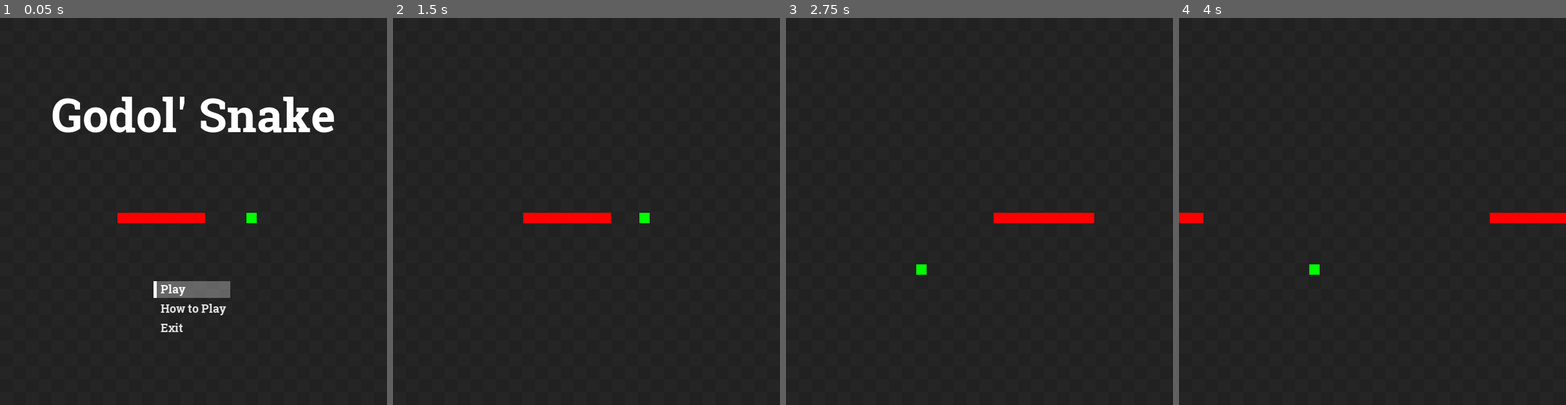
Above: before the commit, frames 1-4 (left to right).
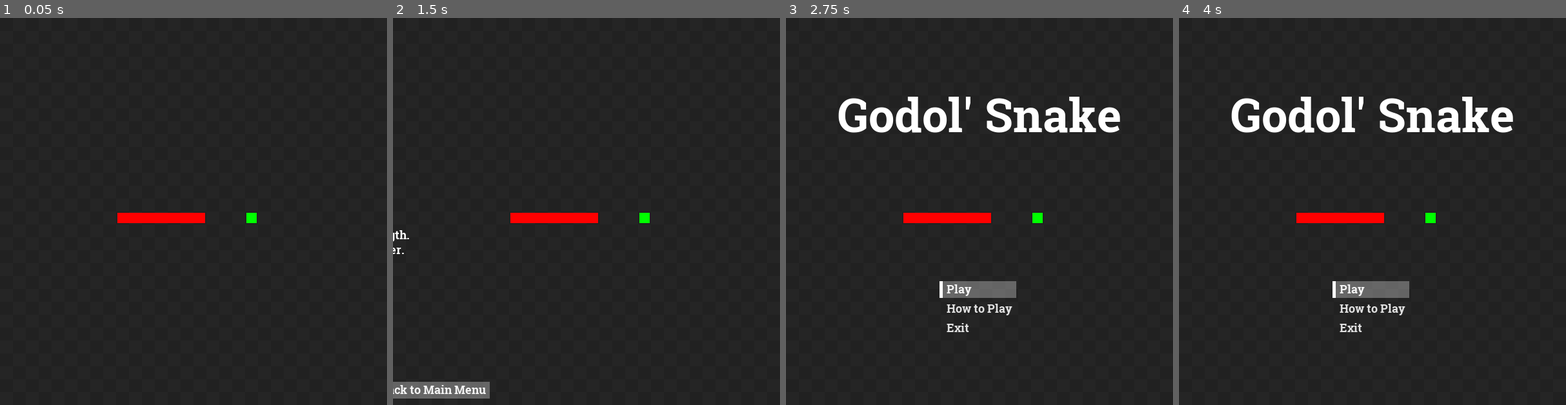
Above: after the commit, the same moments.

Repository: vesk4000/Godol-Snake
Game: Godot game, scene res://Level.tscn
Same seed, same stepped clock (60 frames per second), same inputs: the game is played once before the commit and once after it.
Inputs (mouse positions are in pixels of both pictures, inside the frame that each line leads up to):
- Up to frame 1 (0.05 s): no input
- Up to frame 2 (1.5 s): click "How to Play" at 0.5 s; click "Play" (after the commit: "Back to Main Menu") at 1.25 s
- Up to frame 3 (2.75 s): click (979, 288) at 2 s, where only the run after the commit has a clickable "Play"
- Up to frame 4 (4 s): click (1372, 288) at 2.75 s, where only the run after the commit has a clickable "Play"; tap Enter at 3.5 s; move the mouse to (1457, 192) at 3.52 s; hold Right (ui_right) from 3.53 s (still down)

The runs differ from the first frame. In frame 1, 4.1% of the frame differs, in the area x 13-87%, y 20-82%; in frame 2, 1.3%; in frame 3, 5.5%; in frame 4, 5.5%, in the area x 0-100%, y 20-82%.

Commit message:
Did a lot of main menu work, mainly animations and how to play

Diff:
--- a/Godol' Snake/Global.gd
+++ b/Godol' Snake/Global.gd
@@ -23,6 +23,7 @@
 	OS.window_size = Vector2(OS.window_size.x, _new_value)
 func _get_screen_height():
 	return ProjectSettings.get_setting("display/window/size/height")
+
 
 func setup_rects(var _self):
 	_self.get_node("Rect/MainColorRect").margin_top = tile_padding
@@ -55,3 +56,16 @@
 	if number >= max_value:
 		return fmod(number, max_value)
 	return number
+
+
+func quick_tween(node, variable, start_value, end_value, duration, end_function, end_function_node = self):
+	node.set(variable, start_value)
+	var tween = Tween.new()
+	add_child(tween)
+	tween.interpolate_property(node, variable, start_value, end_value, duration,
+			Tween.TRANS_LINEAR, Tween.EASE_IN_OUT)
+	tween.start()
+	if end_function_node == self:
+		end_function_node = node
+	if end_function != "":
+		tween.connect("tween_all_completed", end_function_node, end_function)
--- /dev/null
+++ b/Godol' Snake/UI/Fonts/MediumTitleFont.tres
@@ -0,0 +1,7 @@
+[gd_resource type="DynamicFont" load_steps=2 format=2]
+
+[ext_resource path="res://UI/Fonts/RobotoSlab-Regular.ttf" type="DynamicFontData" id=1]
+
+[resource]
+size = 48
+font_data = ExtResource( 1 )
--- a/Godol' Snake/UI/MainMenu.gd
+++ b/Godol' Snake/UI/MainMenu.gd
@@ -1,21 +1,26 @@
 extends Control
 
 signal start_game
-# Declare member variables here. Examples:
-# var a = 2
-# var b = "text"
+
+const MenuHowToPlay = preload("res://UI/MenuHowToPlay.tscn");
+
+func _ready():
+	Global.quick_tween($VBoxContainer, "rect_position",
+			Vector2(0, -600), Vector2(0, 0), 0.25, "")
+	Global.quick_tween($VBoxContainer, "rect_size",
+			Vector2(600, 1800), Vector2(600, 600), 0.25, "")
 
 
-# Called when the node enters the scene tree for the first time.
-func _ready():
-	pass # Replace with function body.
-
-
-# Called every frame. 'delta' is the elapsed time since the previous frame.
-#func _process(delta):
-#	pass
-
+func close_menu():
+	var menu_how_to_play = MenuHowToPlay.instance()
+	get_node("../").add_child(menu_how_to_play)
+	queue_free()
 
 func _on_Button_pressed():
-	emit_signal("start_game")
-	queue_free()
+	pass
+
+func _on_Button2_pressed():
+	Global.quick_tween($VBoxContainer, "rect_position",
+			Vector2(0, 0), Vector2(0, -600), 0.25, "close_menu", self)
+	Global.quick_tween($VBoxContainer, "rect_size",
+			Vector2(600, 600), Vector2(600, 1800), 0.25, "")
--- a/Godol' Snake/UI/MainMenu.tscn
+++ b/Godol' Snake/UI/MainMenu.tscn
@@ -63,4 +63,7 @@
 margin_right = 114.0
 margin_bottom = 86.0
 text = "Exit"
+
+[node name="Tween" type="Tween" parent="."]
 [connection signal="pressed" from="VBoxContainer/CenterContainer2/VBoxContainer/Button" to="." method="_on_Button_pressed"]
+[connection signal="pressed" from="VBoxContainer/CenterContainer2/VBoxContainer/Button2" to="." method="_on_Button2_pressed"]
--- /dev/null
+++ b/Godol' Snake/UI/MenuHowToPlay.gd
@@ -0,0 +1,16 @@
+extends Control
+
+
+func _ready():
+	Global.quick_tween(self, "rect_position",
+			Vector2(-600, 0), Vector2(0, 0), 0.25, "")
+
+func _on_Button_pressed():
+	Global.quick_tween(self, "rect_position",
+			Vector2(0, 0), Vector2(-600, 0), 0.25, "close_menu")
+
+func close_menu():
+	var MainMenu = load("res://UI/MainMenu.tscn")
+	var main_menu = MainMenu.instance()
+	get_parent().add_child(main_menu)
+	queue_free()
--- /dev/null
+++ b/Godol' Snake/UI/MenuHowToPlay.tscn
@@ -0,0 +1,82 @@
+[gd_scene load_steps=5 format=2]
+
+[ext_resource path="res://UI/MenuButton.tscn" type="PackedScene" id=1]
+[ext_resource path="res://UI/Fonts/MainFont.tres" type="DynamicFont" id=2]
+[ext_resource path="res://UI/Fonts/MediumTitleFont.tres" type="DynamicFont" id=3]
+[ext_resource path="res://UI/MenuHowToPlay.gd" type="Script" id=4]
+
+[node name="MenuHowToPlay" type="Control"]
+anchor_right = 1.0
+anchor_bottom = 1.0
+script = ExtResource( 4 )
+__meta__ = {
+"_edit_use_anchors_": false
+}
+
+[node name="VBoxContainer" type="VBoxContainer" parent="."]
+margin_right = 600.0
+margin_bottom = 600.0
+__meta__ = {
+"_edit_use_anchors_": false
+}
+
+[node name="Label" type="Label" parent="VBoxContainer"]
+margin_right = 600.0
+margin_bottom = 65.0
+custom_fonts/font = ExtResource( 3 )
+text = "How to Play"
+align = 1
+
+[node name="CenterContainer" type="CenterContainer" parent="VBoxContainer"]
+margin_top = 69.0
+margin_right = 600.0
+margin_bottom = 560.0
+size_flags_horizontal = 3
+size_flags_vertical = 3
+
+[node name="Label2" type="Label" parent="VBoxContainer/CenterContainer"]
+margin_left = 134.0
+margin_top = 189.0
+margin_right = 466.0
+margin_bottom = 301.0
+custom_fonts/font = ExtResource( 2 )
+text = "Change the snake's direction.
+It moves by itself.
+Eat fruits to increase your score.
+Eating fruit also increases your length.
+Don't cross your tail, or it's game over."
+
+[node name="HBoxContainer" type="HBoxContainer" parent="VBoxContainer"]
+margin_top = 564.0
+margin_right = 600.0
+margin_bottom = 600.0
+
+[node name="MarginContainer2" type="MarginContainer" parent="VBoxContainer/HBoxContainer"]
+margin_right = 410.0
+margin_bottom = 36.0
+size_flags_horizontal = 3
+size_flags_vertical = 3
+
+[node name="MarginContainer" type="MarginContainer" parent="VBoxContainer/HBoxContainer"]
+margin_left = 414.0
+margin_right = 600.0
+margin_bottom = 36.0
+size_flags_horizontal = 0
+size_flags_vertical = 0
+custom_constants/margin_right = 10
+custom_constants/margin_left = 0
+custom_constants/margin_bottom = 10
+__meta__ = {
+"_edit_use_anchors_": false
+}
+
+[node name="Button" parent="VBoxContainer/HBoxContainer/MarginContainer" instance=ExtResource( 1 )]
+margin_right = 176.0
+margin_bottom = 26.0
+text = "Back to Main Menu"
+default_for_focus = true
+
+[node name="Tween" type="Tween" parent="."]
+
+[node name="Tween2" type="Tween" parent="."]
+[connection signal="pressed" from="VBoxContainer/HBoxContainer/MarginContainer/Button" to="." method="_on_Button_pressed"]
